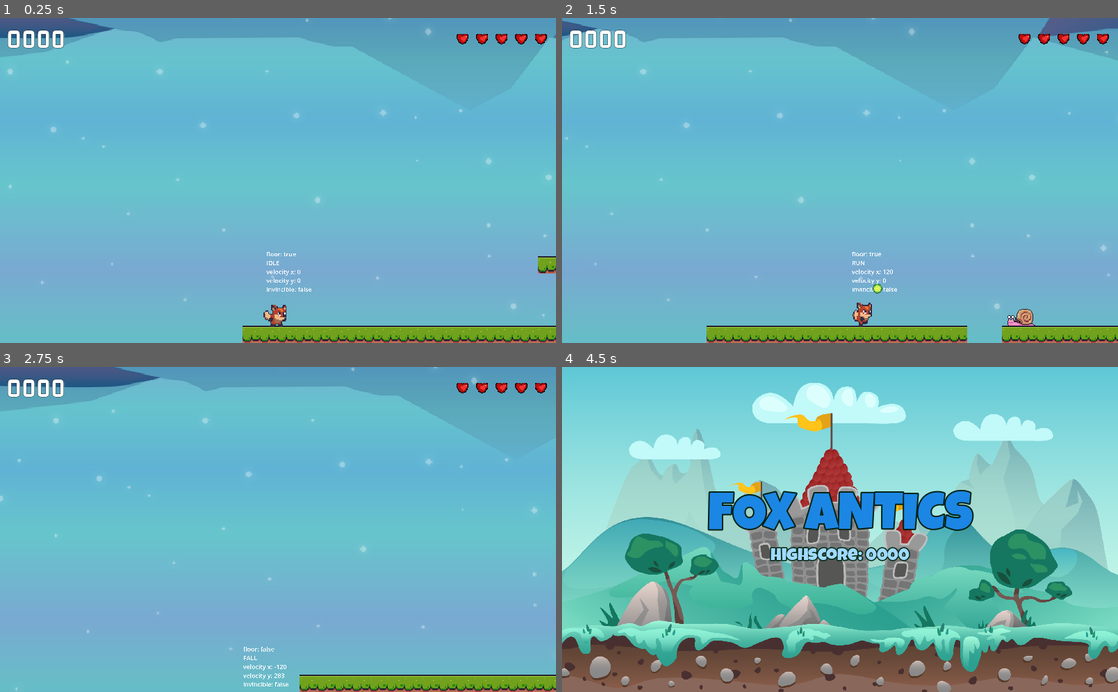
Above: before the commit, frames 1-4 (two rows, left to right).
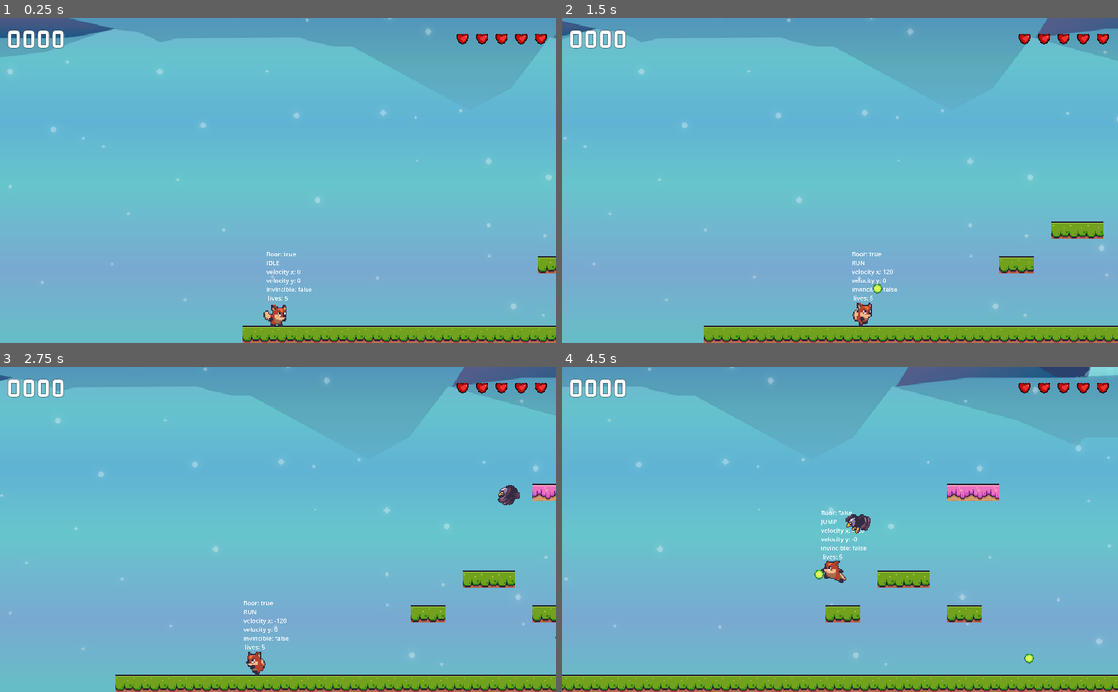
Above: after the commit, the same moments.

Repository: dizuane/godot-fox-antics
Game: Godot game, scene res://levels/level_3.tscn
The game is run twice, just before and just after one commit, with the same random seed, the same clock (stepped at 60 frames per second) and the same inputs. This scene is started directly instead of the project's main scene.
Inputs:
- Up to frame 1 (0.25 s): no input
- Up to frame 2 (1.5 s): hold D (right) from 0.53 s (still down); tap Space (jump) at 0.6, 0.77, 1.07 s; tap E (shoot) at 1.35 s
- Up to frame 3 (2.75 s): tap Space (jump) at 1.52, 1.55, 1.82, 2.1 s; release D (right) at 2.03 s; hold A (left) from 2.03 s (still down)
- Up to frame 4 (4.5 s): release A (left) at 2.78 s; hold D (right) 2.78-4.28 s; tap E (shoot) at 2.85, 4.35 s; tap Space (jump) at 3.02, 3.05, 3.32, 3.6, 3.77, 4.07 s; hold A (left) from 4.28 s (still down)

The runs differ from the first frame. In frame 1, less than 0.1% of the frame differs, in the area x 48-52%, y 85-87%; in frame 2, 2.5%; in frame 3, 10%; in frame 4, 92%, in the area x 0-100%, y 0-100%.

Commit message:
Added player losing lives functionality and hud update

Diff:
--- a/boss/boss.gd
+++ b/boss/boss.gd
@@ -6,7 +6,7 @@
 @onready var animation_tree = $AnimationTree
 @onready var visual = $Visual
 
-@export var lives: int = 5
+@export var lives: int = 3
 @export var points: int = 5
 
 var _invincible: bool = false
--- a/boss/boss.tscn
+++ b/boss/boss.tscn
@@ -8,34 +8,6 @@
 
 [sub_resource type="RectangleShape2D" id="RectangleShape2D_1g8du"]
 size = Vector2(20, 639)
-
-[sub_resource type="Animation" id="Animation_p1uao"]
-resource_name = "arrive"
-length = 0.7
-tracks/0/type = "value"
-tracks/0/imported = false
-tracks/0/enabled = true
-tracks/0/path = NodePath("Visual/Sprite2D:scale")
-tracks/0/interp = 1
-tracks/0/loop_wrap = true
-tracks/0/keys = {
-"times": PackedFloat32Array(0, 0.2, 0.7),
-"transitions": PackedFloat32Array(1, 1, 1),
-"update": 0,
-"values": [Vector2(0.01, 0.01), Vector2(0.2, 0.2), Vector2(0.5, 0.5)]
-}
-tracks/1/type = "value"
-tracks/1/imported = false
-tracks/1/enabled = true
-tracks/1/path = NodePath("Visual/Sprite2D:modulate")
-tracks/1/interp = 1
-tracks/1/loop_wrap = true
-tracks/1/keys = {
-"times": PackedFloat32Array(0, 0.6),
-"transitions": PackedFloat32Array(1, 1),
-"update": 0,
-"values": [Color(1, 1, 1, 0), Color(1, 1, 1, 1)]
-}
 
 [sub_resource type="Animation" id="Animation_b847b"]
 length = 0.001
@@ -76,20 +48,32 @@
 "values": [Vector2(0, 0)]
 }
 
-[sub_resource type="Animation" id="Animation_papu6"]
-resource_name = "pulse"
-length = 3.0
-tracks/0/type = "value"
-tracks/0/imported = false
-tracks/0/enabled = true
-tracks/0/path = NodePath("Visual:position")
-tracks/0/interp = 2
-tracks/0/loop_wrap = true
-tracks/0/keys = {
-"times": PackedFloat32Array(0, 0.5, 1, 1.5, 2, 2.5, 3),
-"transitions": PackedFloat32Array(1, 1, 1, 1, 1, 1, 1),
-"update": 0,
-"values": [Vector2(0, 0), Vector2(0, -150), Vector2(0, 0), Vector2(0, -150), Vector2(0, 0), Vector2(0, -150), Vector2(0, 0)]
+[sub_resource type="Animation" id="Animation_p1uao"]
+resource_name = "arrive"
+length = 0.7
+tracks/0/type = "value"
+tracks/0/imported = false
+tracks/0/enabled = true
+tracks/0/path = NodePath("Visual/Sprite2D:scale")
+tracks/0/interp = 1
+tracks/0/loop_wrap = true
+tracks/0/keys = {
+"times": PackedFloat32Array(0, 0.2, 0.7),
+"transitions": PackedFloat32Array(1, 1, 1),
+"update": 0,
+"values": [Vector2(0.01, 0.01), Vector2(0.2, 0.2), Vector2(0.5, 0.5)]
+}
+tracks/1/type = "value"
+tracks/1/imported = false
+tracks/1/enabled = true
+tracks/1/path = NodePath("Visual/Sprite2D:modulate")
+tracks/1/interp = 1
+tracks/1/loop_wrap = true
+tracks/1/keys = {
+"times": PackedFloat32Array(0, 0.6),
+"transitions": PackedFloat32Array(1, 1),
+"update": 0,
+"values": [Color(1, 1, 1, 0), Color(1, 1, 1, 1)]
 }
 
 [sub_resource type="Animation" id="Animation_8f11b"]
@@ -176,6 +160,22 @@
 "transitions": PackedFloat32Array(1),
 "update": 0,
 "values": [Vector2(0, 0)]
+}
+
+[sub_resource type="Animation" id="Animation_papu6"]
+resource_name = "pulse"
+length = 3.0
+tracks/0/type = "value"
+tracks/0/imported = false
+tracks/0/enabled = true
+tracks/0/path = NodePath("Visual:position")
+tracks/0/interp = 2
+tracks/0/loop_wrap = true
+tracks/0/keys = {
+"times": PackedFloat32Array(0, 0.5, 1, 1.5, 2, 2.5, 3),
+"transitions": PackedFloat32Array(1, 1, 1, 1, 1, 1, 1),
+"update": 0,
+"values": [Vector2(0, 0), Vector2(0, -150), Vector2(0, 0), Vector2(0, -150), Vector2(0, 0), Vector2(0, -150), Vector2(0, 0)]
 }
 
 [sub_resource type="AnimationLibrary" id="AnimationLibrary_uvovk"]
@@ -258,8 +258,9 @@
 [node name="Visual" type="Node2D" parent="."]
 
 [node name="Sprite2D" type="Sprite2D" parent="Visual"]
+modulate = Color(1, 1, 1, 0)
 position = Vector2(0, -35)
-scale = Vector2(0.5, 0.5)
+scale = Vector2(0.00999999, 0.00999999)
 texture = ExtResource("1_bjxfc")
 
 [node name="HitBox" type="Area2D" parent="Visual"]
--- a/checkpoint/checkpoint.gd
+++ b/checkpoint/checkpoint.gd
@@ -18,4 +18,4 @@
 
 
 func _on_area_entered(area):
-	print("LEVEL COMPLETE")
+	SignalManager.on_level_complete.emit()
--- /dev/null
+++ b/hud/hud.gd
@@ -0,0 +1,43 @@
+extends Control
+
+@onready var color_rect = $ColorRect
+@onready var vb_level_complete = $ColorRect/VB_LevelComplete
+@onready var vb_game_over = $ColorRect/VB_GameOver
+@onready var hb_hearts = $MC/HB/HB_Hearts
+
+var _hearts: Array
+
+
+func _ready():
+	_hearts = hb_hearts.get_children()
+	SignalManager.on_level_complete.connect(on_level_complete)
+	SignalManager.on_game_over.connect(on_game_over)
+	SignalManager.on_player_hit.connect(on_player_hit)
+
+
+func _process(delta):
+	if vb_level_complete.visible:
+		if Input.is_action_just_pressed("jump"):
+			GameManager.load_next_level_scene()
+	if vb_game_over.visible:
+		if Input.is_action_just_pressed("jump"):
+			GameManager.load_main_scene()
+
+
+func show_hud() -> void:
+	Engine.time_scale = 0
+	color_rect.visible = true
+
+
+func on_player_hit(lives: int) -> void:
+	for life in range(_hearts.size()):
+		_hearts[life].visible = lives > life
+
+
+func on_level_complete() -> void:
+	vb_level_complete.visible = true
+	show_hud()
+
+func on_game_over() -> void:
+	vb_game_over.visible = true
+	show_hud()
--- a/hud/hud.tscn
+++ b/hud/hud.tscn
@@ -1,5 +1,6 @@
-[gd_scene load_steps=5 format=3 uid="uid://cp4oer32eo5k0"]
+[gd_scene load_steps=6 format=3 uid="uid://cp4oer32eo5k0"]
 
+[ext_resource type="Script" path="res://hud/hud.gd" id="1_gsyut"]
 [ext_resource type="LabelSettings" uid="uid://dxd8iqc6f0ba1" path="res://assets/GL_48_White.tres" id="1_ivrpa"]
 [ext_resource type="Texture2D" uid="uid://cj02x3nijwtxq" path="res://assets/items/pixel heart 2.png" id="2_fc0q1"]
 [ext_resource type="LabelSettings" uid="uid://cpofawpojieyk" path="res://assets/LG_64_Title.tres" id="3_l3y28"]
@@ -12,6 +13,7 @@
 anchor_bottom = 1.0
 grow_horizontal = 2
 grow_vertical = 2
+script = ExtResource("1_gsyut")
 
 [node name="MC" type="MarginContainer" parent="."]
 layout_mode = 1
@@ -36,30 +38,30 @@
 label_settings = ExtResource("1_ivrpa")
 vertical_alignment = 1
 
-[node name="HB" type="HBoxContainer" parent="MC/HB"]
+[node name="HB_Hearts" type="HBoxContainer" parent="MC/HB"]
 layout_mode = 2
 
-[node name="L1" type="TextureRect" parent="MC/HB/HB"]
+[node name="L1" type="TextureRect" parent="MC/HB/HB_Hearts"]
 layout_mode = 2
 texture = ExtResource("2_fc0q1")
 stretch_mode = 5
 
-[node name="L2" type="TextureRect" parent="MC/HB/HB"]
+[node name="L2" type="TextureRect" parent="MC/HB/HB_Hearts"]
 layout_mode = 2
 texture = ExtResource("2_fc0q1")
 stretch_mode = 5
 
-[node name="L3" type="TextureRect" parent="MC/HB/HB"]
+[node name="L3" type="TextureRect" parent="MC/HB/HB_Hearts"]
 layout_mode = 2
 texture = ExtResource("2_fc0q1")
 stretch_mode = 5
 
-[node name="L4" type="TextureRect" parent="MC/HB/HB"]
+[node name="L4" type="TextureRect" parent="MC/HB/HB_Hearts"]
 layout_mode = 2
 texture = ExtResource("2_fc0q1")
 stretch_mode = 5
 
-[node name="L5" type="TextureRect" parent="MC/HB/HB"]
+[node name="L5" type="TextureRect" parent="MC/HB/HB_Hearts"]
 layout_mode = 2
 texture = ExtResource("2_fc0q1")
 stretch_mode = 5
--- a/level_base/level_base.gd
+++ b/level_base/level_base.gd
@@ -11,8 +11,8 @@
 func _process(delta):
 	player_cam.position = player.position
 
-	if Input.is_action_just_pressed("left"):
-		GameManager.load_main_scene()
+	# if Input.is_action_just_pressed("left"):
+	#	GameManager.load_main_scene()
 
-	if Input.is_action_just_pressed("right"):
-		GameManager.load_next_level_scene()
+	# if Input.is_action_just_pressed("right"):
+	#	GameManager.load_next_level_scene()
--- a/level_base/level_base.tscn
+++ b/level_base/level_base.tscn
@@ -595,4 +595,4 @@
 position = Vector2(571, -11)
 
 [node name="Checkpoint" parent="." instance=ExtResource("9_6l47i")]
-position = Vector2(728, -15)
+position = Vector2(587, -15)
--- a/player/player.gd
+++ b/player/player.gd
@@ -21,9 +21,12 @@
 
 var _state: PLAYER_STATE = PLAYER_STATE.IDLE
 var _invincible: bool = false
+var _lives: int = 5
+
 
 func _ready():
 	pass
+	# SignalManager.on_player_hit.emit(_lives)
 
 
 func _physics_process(delta):
@@ -40,11 +43,12 @@
 
 
 func update_debug_label() -> void:
-	debug_label.text = "floor: %s\n%s\nvelocity x: %.0f\nvelocity y: %.0f\ninvincible: %s" % [
+	debug_label.text = "floor: %s\n%s\nvelocity x: %.0f\nvelocity y: %.0f\ninvincible: %s\n lives: %s" % [
 		is_on_floor(),
 		PLAYER_STATE.keys()[_state],
 		velocity.x, velocity.y,
-		_invincible
+		_invincible,
+		_lives
 	]
 
 
@@ -118,15 +122,28 @@
 	invincible_timer.start()
 
 
+func reduce_lives() -> bool:
+	_lives -= 1
+	SignalManager.on_player_hit.emit(_lives)
+
+	if _lives <= 0:
+		SignalManager.on_game_over.emit()
+		set_physics_process(false)
+		return false
+	return true
+
+
 func apply_hurt_jump() -> void:
 	animation_player.play("hurt")
 	velocity = HURT_JUMP_VELOCITY
 	hurt_timer.start()
-	SignalManager.on_player_hit.emit(0)
 
 
 func apply_hit() -> void:
 	if _invincible:
+		return
+
+	if !reduce_lives():
 		return
 
 	go_invincible()
--- a/player_cam/player_cam.gd
+++ b/player_cam/player_cam.gd
@@ -8,6 +8,7 @@
 func _ready():
 	set_process(false)
 	SignalManager.on_player_hit.connect(on_player_hit)
+	SignalManager.on_game_over.connect(on_game_over)
 
 
 func _process(delta):
@@ -30,6 +31,14 @@
 	shake()
 
 
-func _on_shake_timer_timeout():
+func reset_camera() -> void:
 	set_process(false)
 	offset = Vector2.ZERO
+
+
+func _on_shake_timer_timeout():
+	reset_camera()
+
+
+func on_game_over() -> void:
+	reset_camera()
--- a/singletons/signal_manager.gd
+++ b/singletons/signal_manager.gd
@@ -4,3 +4,5 @@
 signal on_pickup_hit(points: int)
 signal on_boss_killed(points: int)
 signal on_player_hit(lives: int)
+signal on_level_complete
+signal on_game_over
